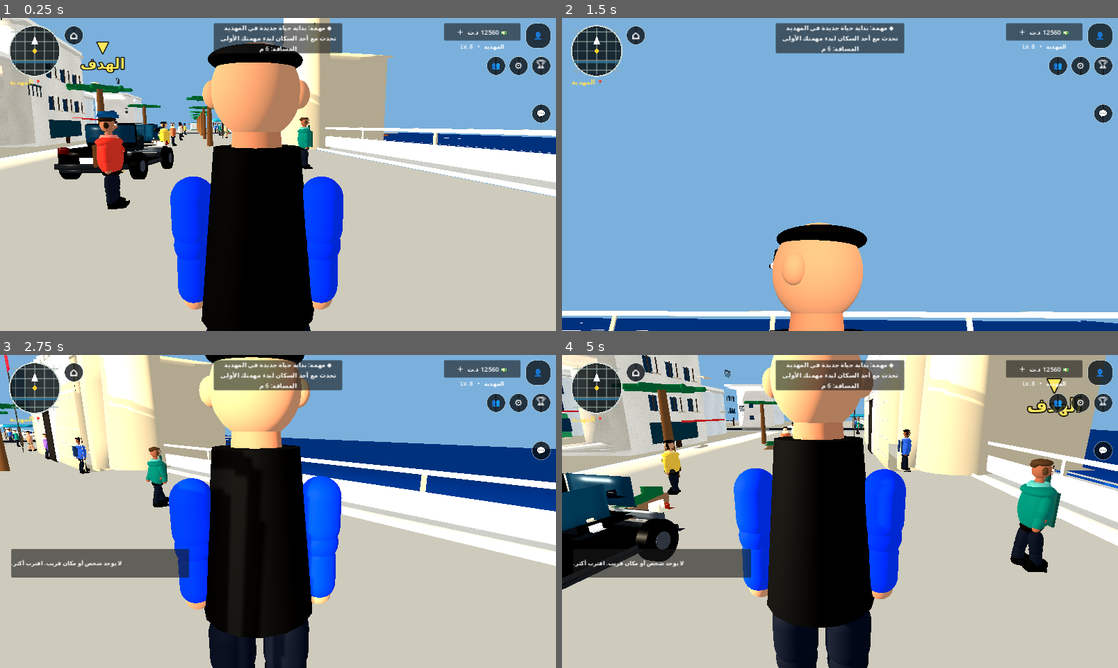
Above: before the commit, frames 1-4 (two rows, left to right).
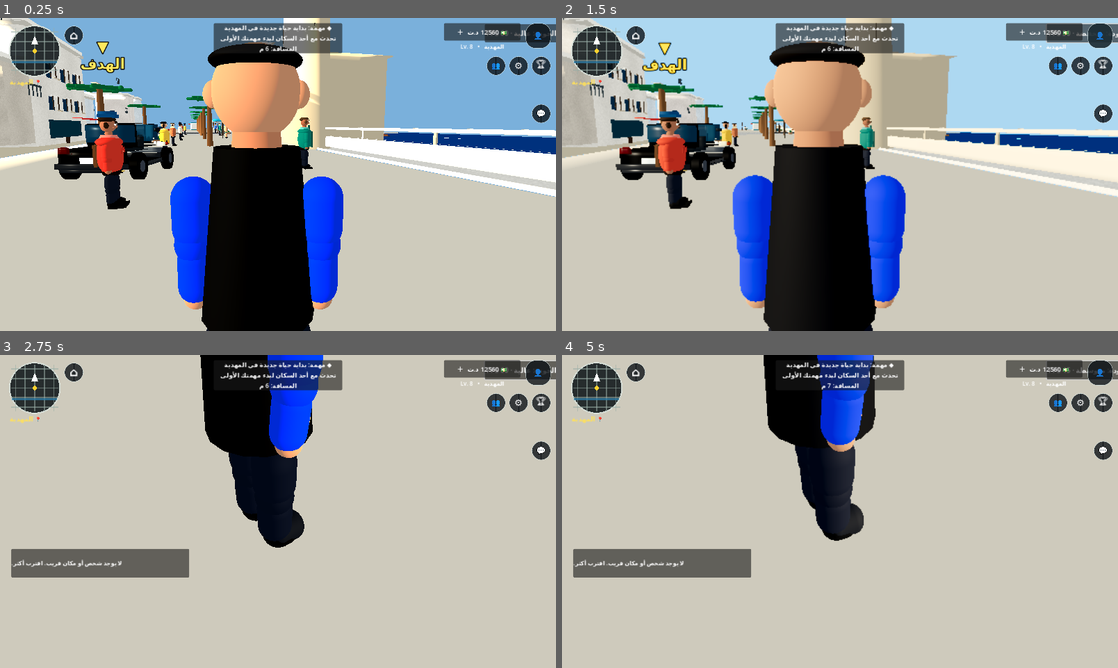
Above: after the commit, the same moments.

Repository: stevennpllk-crypto/REAL-LIFE-MAHDIA
Game: Godot game, scene res://scenes/Main.tscn
The game is run twice, just before and just after one commit, with the same random seed, the same clock (stepped at 60 frames per second) and the same inputs.
Inputs (mouse positions are in pixels of both pictures, inside the frame that each line leads up to):
- Up to frame 1 (0.25 s): no input
- Up to frame 2 (1.5 s): click (1084, 33) at 0.5 s, where only the run after the commit has a clickable "الجودة: عالية · 60 FPS"; click (1090, 33) at 1.25 s, where only the run after the commit has a clickable "الجودة: منخفضة · 30 FPS"
- Up to frame 3 (2.75 s): tap Enter at 2 s; move the mouse to (305, 511) at 2.02 s; hold W (move_forward) from 2.03 s (still down); tap E (interact) at 2.1 s; tap Space (jump) at 2.27 s
- Up to frame 4 (5 s): keep holding W (move_forward); move the mouse to (812, 511) at 2.77 s; tap Shift (run) at 2.85, 4.35 s; tap Space (jump) at 3.02, 4.52 s; move the mouse to (851, 505) at 3.52 s; tap E (interact) at 3.6 s; move the mouse to (834, 517) at 4.27 s

The runs differ from the first frame. In frame 1, 0.6% of the frame differs, in the area x 28-100%, y 2-36%; in frame 2, 95%, in the area x 0-100%, y 0-100%; in frame 3, 56%; in frame 4, 52%.

Commit message:
Implement mobile graphics tiers and population budgets

Diff:
--- a/scripts/main.gd
+++ b/scripts/main.gd
@@ -41,8 +41,9 @@
 var water_visual_elapsed := 0.0
 var hud_refresh_elapsed := 0.0
 var autosave_elapsed := 0.0
-var quality_level := 2
+var quality_level := 1
 var quality_button: Button
+var world_ready := false
 var restored_vehicle_position := START_VEHICLE_POSITION
 var restore_vehicle_driver := false
 var mission_hud_label: Label
@@ -74,6 +75,7 @@
 	_spawn_residents()
 	_spawn_vehicle()
 	_spawn_traffic()
+	world_ready = true
 	print("MAHDIA_WORLD_READY")
 
 func _material(color: Color, roughness := 0.88) -> StandardMaterial3D:
@@ -716,7 +718,8 @@
 		Vector3(18.0, 0, -44.0), Vector3(13.0, 0, -50.0),
 		Vector3(7.0, 0, -44.2), Vector3(2.0, 0, -50.0)
 	]
-	var resident_budget: int = sidewalk_positions.size()
+	var resident_budgets := [5, 8, 12]
+	var resident_budget: int = resident_budgets[clampi(quality_level, 0, 2)]
 	for i in range(mini(sidewalk_positions.size(), resident_budget)):
 		var npc := CharacterBody3D.new()
 		npc.set_script(NPC_SCRIPT)
@@ -761,7 +764,8 @@
 		[false, -1.65, -40.0, 1.0, 3.8],
 		[false, 1.65, 48.0, -1.0, 4.2]
 	]
-	var traffic_budget: int = traffic_specs.size()
+	var traffic_budgets := [2, 3, 4]
+	var traffic_budget: int = traffic_budgets[clampi(quality_level, 0, 2)]
 	for i in range(mini(traffic_specs.size(), traffic_budget)):
 		var spec: Array = traffic_specs[i]
 		var car := CharacterBody3D.new()
@@ -811,6 +815,16 @@
 	panel.custom_minimum_size = Vector2(300, 54)
 	panel.visible = false
 	layer.add_child(panel)
+	quality_button = Button.new()
+	quality_button.anchor_left = 1.0
+	quality_button.anchor_right = 1.0
+	quality_button.offset_left = -164
+	quality_button.offset_right = -16
+	quality_button.offset_top = 14
+	quality_button.offset_bottom = 56
+	quality_button.custom_minimum_size = Vector2(148, 42)
+	quality_button.pressed.connect(_cycle_graphics_quality)
+	layer.add_child(quality_button)
 	status_label = Label.new()
 	status_label.text = "MAHDIA • 08:00 • Prototype"
 	status_label.autowrap_mode = TextServer.AUTOWRAP_WORD_SMART
@@ -1330,7 +1344,7 @@
 		var car: Array = world.vehicle_position
 		restored_vehicle_position = START_VEHICLE_POSITION if migrate_legacy_start else Vector3(float(car[0]), float(car[1]), float(car[2]))
 	restore_vehicle_driver = bool(world.get("was_driving", false))
-	quality_level = 2
+	quality_level = clampi(int(world.get("graphics_quality", quality_level)), 0, 2)
 	print("MAHDIA_WORLD_PROGRESS_RESTORED")
 
 func _save_world_progress() -> void:
@@ -1358,18 +1372,50 @@
 		_save_world_progress()
 
 func _select_device_profile() -> void:
-	# The world uses one shared visual and simulation configuration everywhere.
-	quality_level = 2
+	# Start mobile devices at Medium; desktop builds start at High.
+	quality_level = 1 if OS.has_feature("mobile") else 2
+
+func _cycle_graphics_quality() -> void:
+	quality_level = (quality_level + 1) % 3
+	_apply_graphics_quality()
+	if world_ready:
+		await _rebuild_population_for_quality()
+	_save_world_progress()
+
+func _rebuild_population_for_quality() -> void:
+	# Persist each resident's memory before rebuilding the quality-tier population.
+	for resident in get_tree().get_nodes_in_group("mahdia_residents"):
+		if is_instance_valid(resident) and resident.has_method("_save_memory"):
+			resident.call("_save_memory")
+		resident.queue_free()
+	for traffic_car in get_tree().get_nodes_in_group("mahdia_traffic"):
+		if is_instance_valid(traffic_car):
+			traffic_car.queue_free()
+	await get_tree().process_frame
+	_spawn_residents()
+	_spawn_traffic()
 
 func _apply_graphics_quality() -> void:
-	Engine.max_fps = 60
+	var fps_caps := [30, 45, 60]
+	var render_scales := [0.70, 0.82, 1.0]
+	var shadow_distances := [18.0, 30.0, 48.0]
+	var ambient_levels := [0.78, 0.86, 0.94]
+	var tier := clampi(quality_level, 0, 2)
+	Engine.max_fps = fps_caps[tier]
+	# Keep physics deterministic across visual tiers.
 	Engine.physics_ticks_per_second = 60
-	get_viewport().scaling_3d_scale = 1.0
+	get_viewport().scaling_3d_mode = Viewport.SCALING_3D_MODE_BILINEAR
+	get_viewport().scaling_3d_scale = render_scales[tier]
 	if is_instance_valid(sun):
 		sun.visible = true
-		sun.shadow_enabled = true
+		sun.shadow_enabled = tier == 2
+		sun.directional_shadow_max_distance = shadow_distances[tier]
 	if is_instance_valid(world_environment):
-		world_environment.ambient_light_energy = 0.94
+		world_environment.ambient_light_energy = ambient_levels[tier]
+	if is_instance_valid(quality_button):
+		var labels := ["منخفضة · 30 FPS", "متوسطة · 45 FPS", "عالية · 60 FPS"]
+		quality_button.text = "الجودة: " + labels[tier]
+		quality_button.tooltip_text = "اضغط لتغيير جودة الرسومات وعدد السكان والسيارات"
 
 
 func _surface_texture(kind: String) -> ImageTexture:
